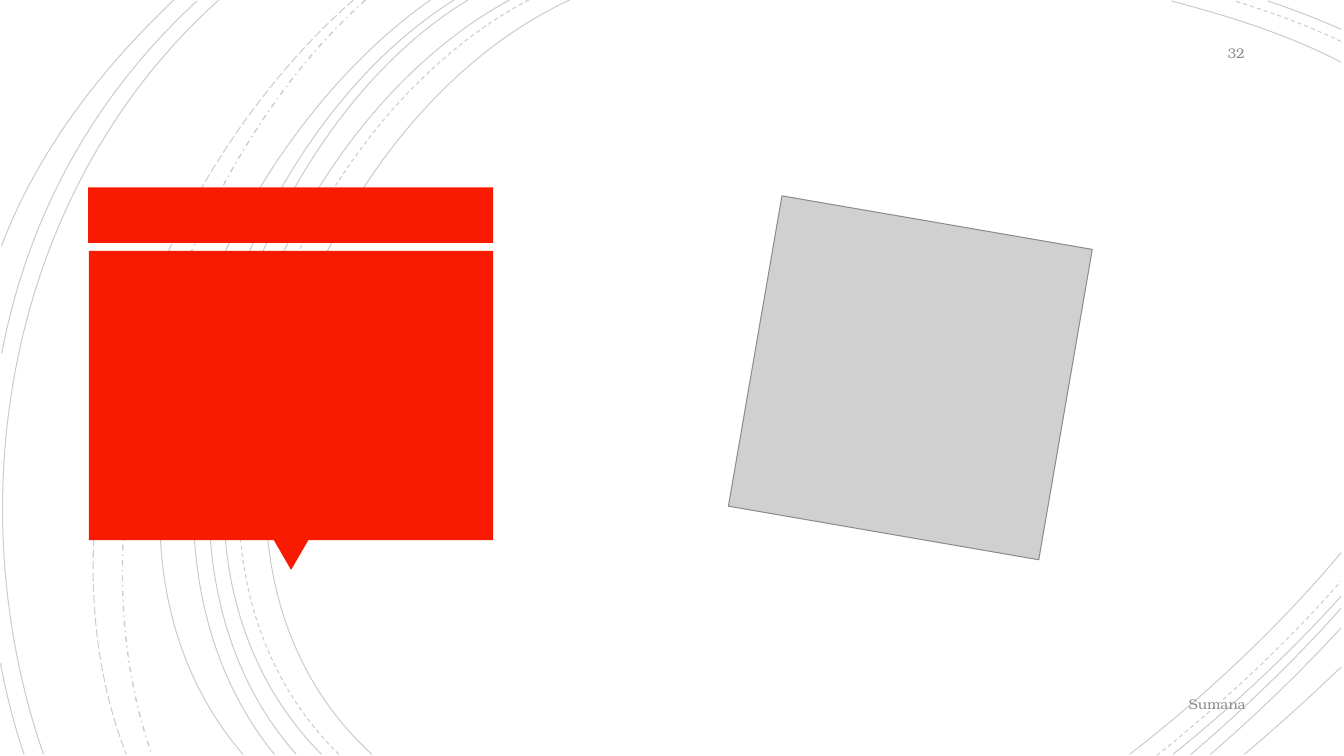
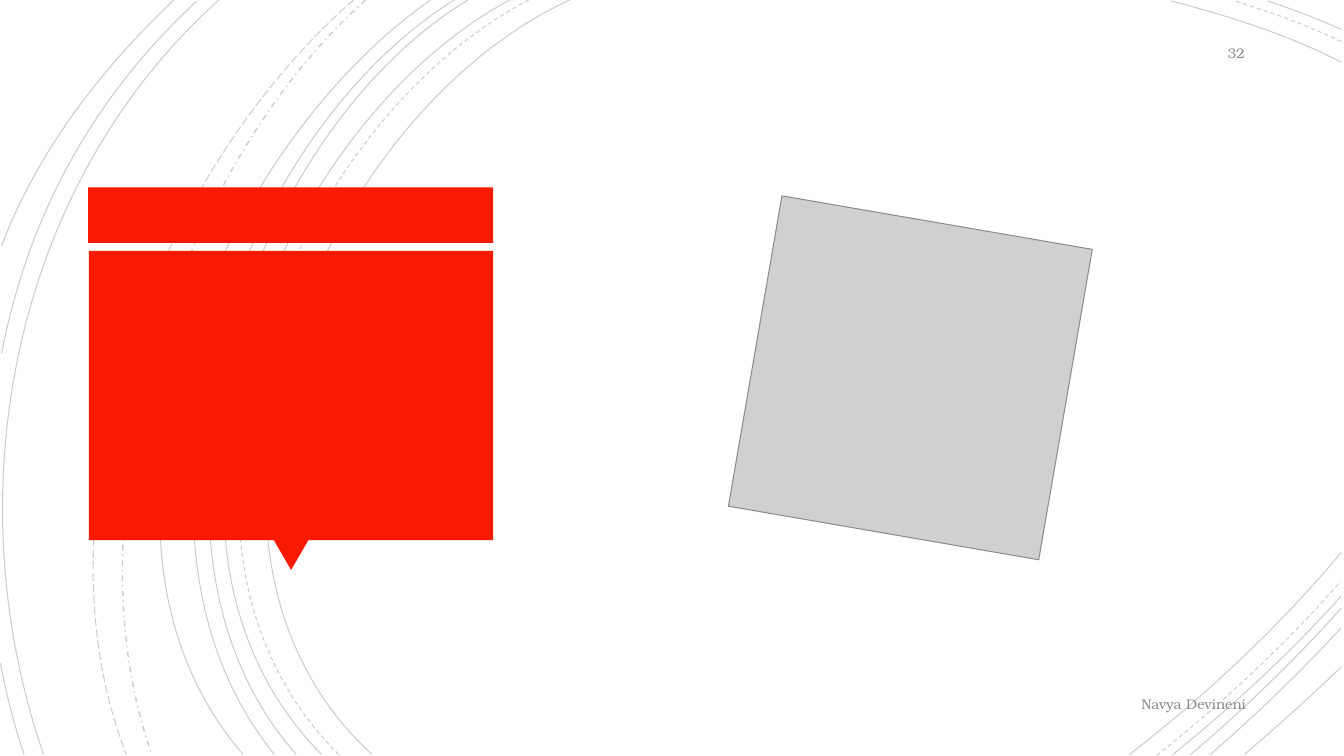
Before and after one commit to anshithavelagapudi/MongoDb-Project, a slide deck: slide 32 of MongoDB_with_Atlas.pptx. Drawn at 1344x756 pixels with LibreOffice and Linux fonts; fonts in the diff are those of the drawing; grey boxes stand for pictures. Boxes give left, top, right and bottom in pixels: in the first picture for what was removed or moved away, otherwise in the second. Text is boxed around its words. In the diff, an @@ line names an element or a change of style, - is before the commit and + after.

Commit message:
Changed final ppt

```diff
--- a/MongoDB_with_Atlas.pptx
+++ b/MongoDB_with_Atlas.pptx
@@ text at (x1=1141, y1=696, x2=1246, y2=714): text changed @@
-Sumana
+Navya Devineni
```
Also in this commit, not shown: 4 other slides changed, 1 other file.
